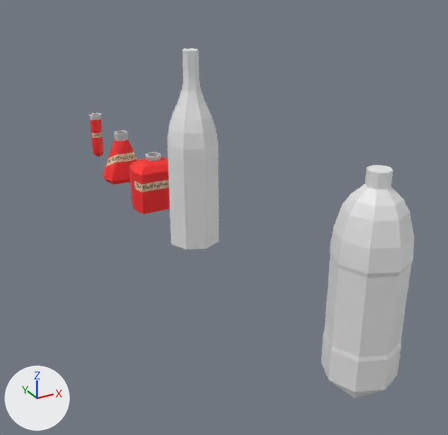
The Blender file resources/data/items.blend as it was, and as the next commit left it.
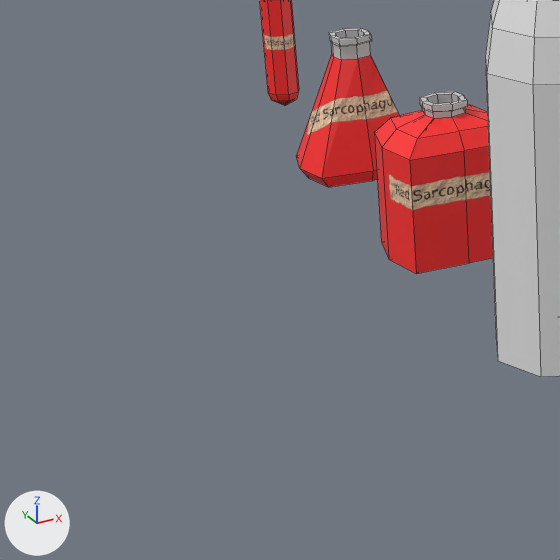
There are two pictures of each version: one from a camera (50 mm lens) standing at (-0.991, 1.485, 0.54) and looking at (-0.419, 2.525, 0.019), one close up on the part from 0% to 43% of the width and 28% to 72% of the height. Lighting does not change. The marker at lower left points along +X, +Y and +Z. The close-ups show mesh edges as thin lines.

In view in the first close-up: 'bottle02', 'bottle03', 'bottle04', 'bottle05'.
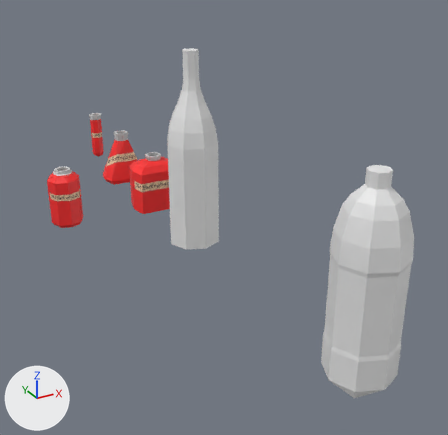
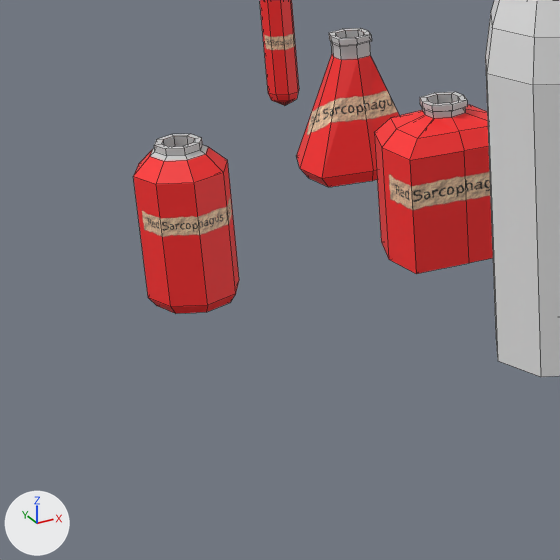
Location of each change, (x1, y1, x2, y2) in pixels of the close-ups (560 x 560 px):
'bottle06', added (red)
    after: (133, 134, 239, 314)

What changed in the scene script:
```text
Add me_bottle06:
    me_bottle06.from_pydata(...)  # 90 vertices, 96 faces; spans x -0.0334..0.0334, y -0.0334..0.0334, z 0.0..0.12
    me_bottle06.materials.append(mat_bottle03_png)  # picture img_bottle03_png
Add ob_bottle06:
    ob_bottle06 = bpy.data.objects.new('bottle06', me_bottle06)
    ob_bottle06.location = (-0.7, 2.7, 0.0)
```
